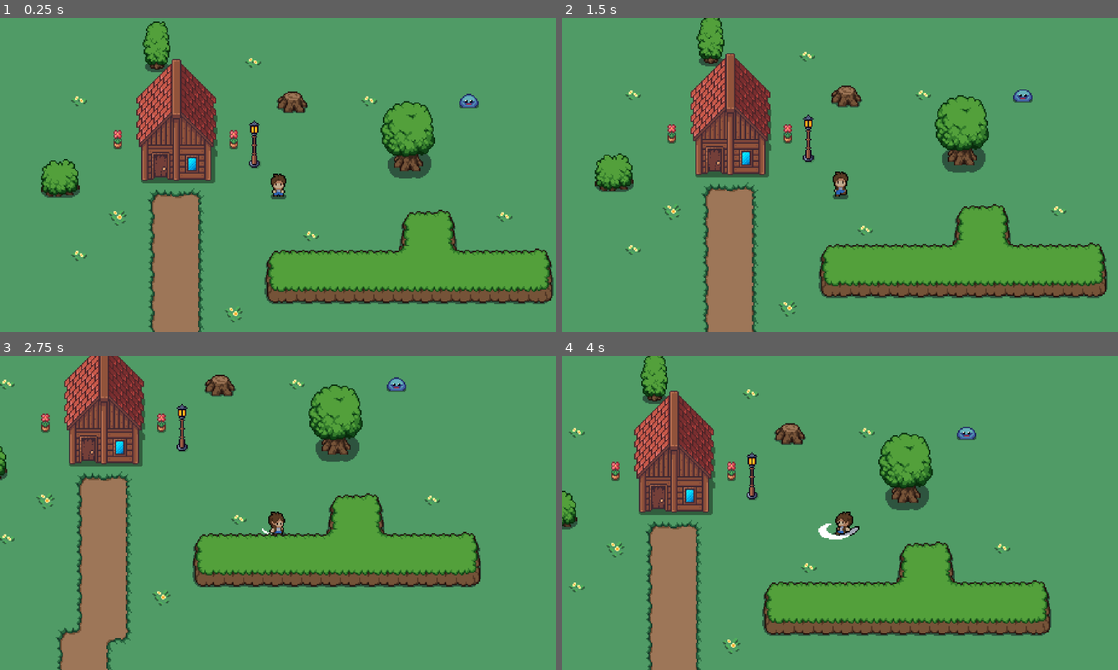
Above: before the commit, frames 1-4 (two rows, left to right).
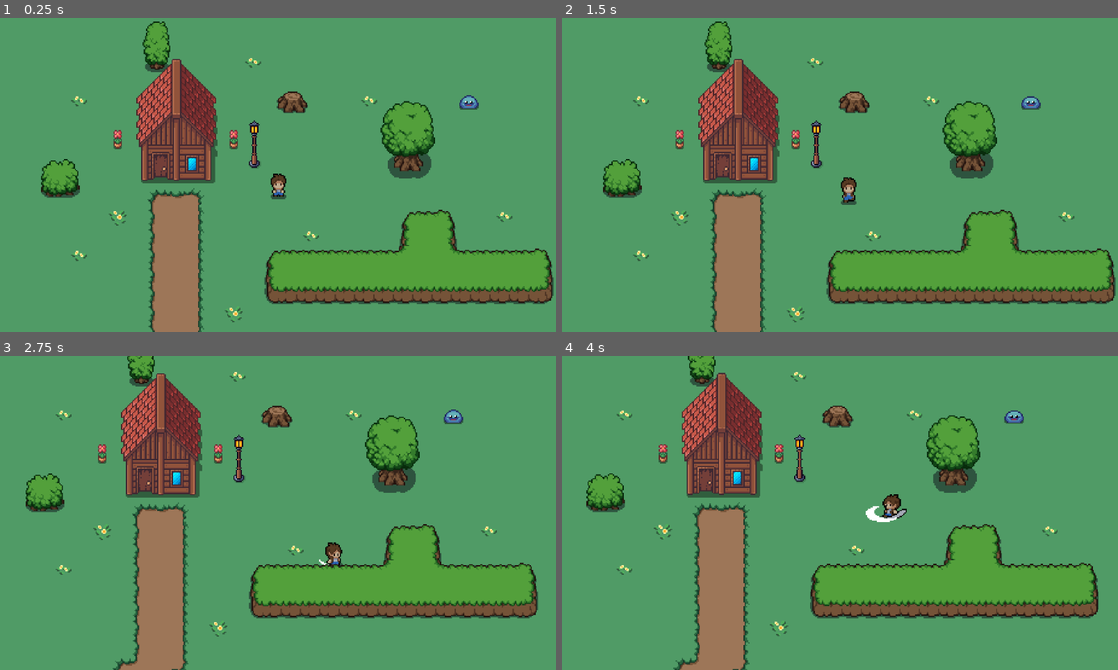
Above: after the commit, the same moments.

Repository: YaShizoid/the-broken-kingdom
Game: Godot game, scene res://scene/world.tscn
Two runs of this game, one before a commit and one after it. Both use one fixed random seed, a clock stepped at 60 frames per second and the inputs below.
Inputs (mouse positions are in pixels of both pictures, inside the frame that each line leads up to):
- Up to frame 1 (0.25 s): no input
- Up to frame 2 (1.5 s): move the mouse to (962, 159) at 0.52 s; hold D (right) 0.53-1.28 s; click (962, 159) at 0.6 s; move the mouse to (728, 190) at 1.27 s; hold S (down) from 1.28 s (still down); click (728, 190) at 1.35 s
- Up to frame 3 (2.75 s): move the mouse to (333, 443) at 2.02 s; release S (down) at 2.03 s; hold D (right) from 2.03 s (still down); hold Shift (run) from 2.03 s (still down); click (333, 443) at 2.3 s
- Up to frame 4 (4 s): move the mouse to (812, 575) at 2.77 s; release D (right) at 2.78 s; release Shift (run) at 2.78 s; hold W (up) 2.78-3.53 s; click (812, 575) at 2.85 s; move the mouse to (1006, 560) at 3.52 s; hold A (left) from 3.53 s (still down); click (1006, 560) at 3.6 s

The runs differ from the first frame. In frame 1, 0.1% of the frame differs, in the area x 82-87%, y 24-30%; in frame 2, 17%; in frame 3, 40%, in the area x 0-97%, y 0-100%; in frame 4, 36%.

Commit message:
Куллдаун и тряска камеры
Взял новый код тряски камеры от нейросети в скрипте camera_2D
Добавил куллдаун на атаку для исправления бага с зависанием после нескольких ударов подряд в скрипте player

Diff:
--- a/scene/camera_2d.gd
+++ /dev/null
@@ -1,37 +0,0 @@
-extends Camera2D
-var zoom_speed = 0.1
-var min_zoom = 1.3
-var max_zoom = 2.8
-var can_zome = true
-var original_pos
-
-func _ready() -> void:
-	original_pos = position
-
-func _process(delta: float) -> void:
-	if Global.damage:
-		shake_camera()
-
-func _input(event: InputEvent) -> void:
-	if can_zome and event is InputEventMouseButton:
-		if event.button_index == MOUSE_BUTTON_WHEEL_DOWN:
-			zoom =(zoom - Vector2(zoom_speed, zoom_speed)).clamp(Vector2(min_zoom, min_zoom), Vector2(max_zoom, max_zoom))
-		elif event.button_index == MOUSE_BUTTON_WHEEL_UP:
-			zoom =(zoom + Vector2(zoom_speed, zoom_speed)).clamp(Vector2(min_zoom, min_zoom), Vector2(max_zoom, max_zoom))
-
-func shake_camera():
-	if !can_zome:
-		return
-
-	can_zome = false
-
-	var tween = create_tween()
-	var shake_str = 10.0
-	var shake_time = 0.01
-
-
-	tween.tween_property(self, "position", original_pos + Vector2(shake_str, shake_str), shake_time)
-	tween.tween_property(self, "position", original_pos - Vector2(shake_str, shake_str), shake_time)
-	tween.tween_property(self, "position", original_pos, shake_time)
-	await  get_tree().create_timer(0,05).timeout
-	can_zome = true
--- a/scene/enemy.tscn
+++ b/scene/enemy.tscn
@@ -184,13 +184,13 @@
 radius = 109.041
 
 [sub_resource type="CircleShape2D" id="CircleShape2D_yvcfn"]
-radius = 6.08276
+radius = 15.0333
 
 [sub_resource type="CircleShape2D" id="CircleShape2D_f87vc"]
-radius = 22.0227
+radius = 13.0384
 
 [sub_resource type="CircleShape2D" id="CircleShape2D_qhqle"]
-radius = 11.0
+radius = 17.0
 
 [sub_resource type="Animation" id="Animation_8u16h"]
 length = 2.0
@@ -262,7 +262,7 @@
 tracks/5/interp = 1
 tracks/5/loop_wrap = true
 tracks/5/keys = {
-"times": PackedFloat32Array(0.879467, 1.24033),
+"times": PackedFloat32Array(1, 1.24033),
 "transitions": PackedFloat32Array(1, 1),
 "values": [{
 "args": [],
@@ -409,6 +409,7 @@
 script = ExtResource("1_f87vc")
 
 [node name="AnimatedSprite2D" type="AnimatedSprite2D" parent="."]
+position = Vector2(0, 1)
 sprite_frames = SubResource("SpriteFrames_n0g06")
 animation = &"Attack"
 autoplay = "Idle"
@@ -418,11 +419,9 @@
 collision_mask = 2
 
 [node name="CollisionShape2D" type="CollisionShape2D" parent="detector"]
-visible = false
 shape = SubResource("CircleShape2D_b7koy")
 
 [node name="CollisionShape2D" type="CollisionShape2D" parent="."]
-visible = false
 position = Vector2(0, 2)
 shape = SubResource("CircleShape2D_yvcfn")
 
@@ -431,7 +430,6 @@
 collision_mask = 2
 
 [node name="CollisionShape2D" type="CollisionShape2D" parent="HitBox"]
-visible = false
 position = Vector2(0, 3)
 shape = SubResource("CircleShape2D_f87vc")
 disabled = true
@@ -441,7 +439,6 @@
 collision_mask = 2
 
 [node name="CollisionShape2D" type="CollisionShape2D" parent="zone"]
-visible = false
 position = Vector2(0, 3)
 shape = SubResource("CircleShape2D_qhqle")
 
--- a/scene/label.gd
+++ /dev/null
@@ -1,5 +0,0 @@
-extends Label
-
-
-func _physics_process(delta: float) -> void:
-	visible = Global.end == true
--- a/scene/player.tscn
+++ b/scene/player.tscn
@@ -717,15 +717,15 @@
 }
 
 [sub_resource type="Animation" id="Animation_u7b46"]
-length = 5.0
-tracks/0/type = "value"
-tracks/0/imported = false
-tracks/0/enabled = true
-tracks/0/path = NodePath("AnimatedSprite2D:frame")
-tracks/0/interp = 1
-tracks/0/loop_wrap = true
-tracks/0/keys = {
-"times": PackedFloat32Array(0, 0.313087, 0.723107, 2.85949),
+length = 2.0
+tracks/0/type = "value"
+tracks/0/imported = false
+tracks/0/enabled = true
+tracks/0/path = NodePath("AnimatedSprite2D:frame")
+tracks/0/interp = 1
+tracks/0/loop_wrap = true
+tracks/0/keys = {
+"times": PackedFloat32Array(0, 0.313087, 0.723107, 1.9),
 "transitions": PackedFloat32Array(1, 1, 1, 1),
 "update": 1,
 "values": [0, 1, 2, 2]
@@ -962,7 +962,7 @@
 [node name="AnimatedSprite2D" type="AnimatedSprite2D" parent="."]
 position = Vector2(0, 1)
 sprite_frames = SubResource("SpriteFrames_6lu7o")
-animation = &"Attack_down"
+animation = &"Death"
 
 [node name="CollisionShape2D" type="CollisionShape2D" parent="."]
 position = Vector2(0, 12)
--- a/scene/world.tscn
+++ b/scene/world.tscn
@@ -555,7 +555,9 @@
 limit_top = 0
 limit_right = 1150
 limit_bottom = 650
-position_smoothing_speed = 2.0
+position_smoothing_enabled = true
+drag_horizontal_enabled = true
+drag_vertical_enabled = true
 script = ExtResource("13_bqa5m")
 
 [node name="collision" type="StaticBody2D" parent="."]
@@ -574,3 +576,7 @@
 
 [node name="CollisionPolygon2D4" type="CollisionPolygon2D" parent="collision"]
 polygon = PackedVector2Array(-25, -11, -25, -13, -18, -13, -18, -11)
+
+[node name="Timer" type="Timer" parent="."]
+
+[connection signal="timeout" from="Timer" to="player" method="_on_timer_timeout"]
--- a/script/camera_2d.gd
+++ b/script/camera_2d.gd
@@ -3,14 +3,28 @@
 var min_zoom = 1.3
 var max_zoom = 2.8
 var can_zome = true
-var original_pos
+var shake_power := 0.0
+var shake_until := 0.0
+var shake_next := 0.0
+var shake_offset := Vector2.ZERO
+func _process(delta):
+	if Global.damage:
+		shake(0.1)
 
-func _ready() -> void:
-	original_pos = position
+	if shake_until < Time.get_ticks_msec():
+		offset = lerp(offset, Vector2.ZERO, delta * 10)
+		return
 
-func _process(delta: float) -> void:
-	if Global.damage:
-		shake_camera()
+	if shake_next < Time.get_ticks_msec():
+		shake_offset = Vector2(randf_range(-1,1), randf_range(-1,1)).normalized() * shake_power
+		shake_next = Time.get_ticks_msec() + 25
+	offset = lerp(offset, shake_offset, delta)
+func shake(s, p = 100):
+	shake_until = Time.get_ticks_msec() + s * 1000
+	shake_power = p
+
+
+
 
 func _input(event: InputEvent) -> void:
 	if can_zome and event is InputEventMouseButton:
@@ -18,20 +32,3 @@
 			zoom =(zoom - Vector2(zoom_speed, zoom_speed)).clamp(Vector2(min_zoom, min_zoom), Vector2(max_zoom, max_zoom))
 		elif event.button_index == MOUSE_BUTTON_WHEEL_UP:
 			zoom =(zoom + Vector2(zoom_speed, zoom_speed)).clamp(Vector2(min_zoom, min_zoom), Vector2(max_zoom, max_zoom))
-
-func shake_camera():
-	if !can_zome:
-		return
-
-	can_zome = false
-
-	var tween = create_tween()
-	var shake_str = 80.0
-	var shake_time = 0.01
-
-
-	tween.tween_property(self, "position", original_pos + Vector2(shake_str, shake_str), shake_time)
-	tween.tween_property(self, "position", original_pos - Vector2(shake_str, shake_str), shake_time)
-	tween.tween_property(self, "position", original_pos, shake_time)
-	await  get_tree().create_timer(0,05).timeout
-	can_zome = true
--- a/script/global.gd
+++ b/script/global.gd
@@ -1,10 +1,9 @@
 extends Node
 
 var enemy_health = 100
+
 var player_health = 100
 
 var damage = false
 
-
-
 var end = false
--- a/script/player.gd
+++ b/script/player.gd
@@ -1,15 +1,27 @@
 extends CharacterBody2D
+
 enum {
 	DOWN,
 	UP,
 	LEFT,
 	RIGHT
 }
+
 @onready var anim = $AnimatedSprite2D
+
 @onready var animP = $AnimationPlayer
+
+@onready var timer = $"../Timer"
+
 var speed = 100
+
 var idle_dir = DOWN
+
 var can_move = true
+
+var can_attack = true
+
+var attack_cooldown = 0.85
 
 func _physics_process(_delta: float) -> void:
 	if Global.player_health <= 0:
@@ -21,7 +33,7 @@
 	if !can_move:
 		return
 	run()
-	if Input.is_action_just_pressed('attack'):
+	if Input.is_action_just_pressed('attack') and can_attack == true:
 		attack()
 	elif Input.is_action_pressed("up"):
 		up_move()
@@ -35,24 +47,29 @@
 		idle()
 
 	move_and_slide()
+
 func up_move():
 	anim.play("Up")
 	velocity = Vector2(0, -speed)
 	idle_dir = UP
+
 func down_move():
 	anim.play("Down")
 	velocity = Vector2(0, speed)
 	idle_dir = DOWN
+
 func left_move():
 	anim.flip_h = true
 	anim.play("Front")
 	velocity = Vector2(-speed, 0)
 	idle_dir = LEFT
+
 func right_move():
 	anim.flip_h = false
 	anim.play("Front")
 	velocity = Vector2(speed, 0)
 	idle_dir = RIGHT
+
 func idle():
 	velocity.x = 0
 	velocity.y = 0
@@ -68,28 +85,43 @@
 			RIGHT:
 				anim.flip_h = false
 				anim.play("Idle_front")
+
 func run():
 	if Input.is_action_pressed('run'):
 		speed = 200
 	else:
 		speed = 100
+
 func attack():
 	can_move = false
+	can_attack = false
+	timer.start(attack_cooldown)
 	velocity = Vector2.ZERO
 	if velocity == Vector2.ZERO:
 		match idle_dir:
 			DOWN:
 				animP.play("Attack_down")
+				await anim.animation_finished
+				can_move = true
+				animP.play("Idle_down")
 			UP:
 				animP.play("Attack_up")
+				await anim.animation_finished
+				can_move = true
 			LEFT:
 				anim.flip_h = true
 				animP.play("Attack_left")
+				await anim.animation_finished
+				can_move = true
 			RIGHT:
 				anim.flip_h = false
 				animP.play("Attack_right")
-	await anim.animation_finished
-	can_move = true
+				await anim.animation_finished
+				can_move = true
+
 func _on_hitbox_body_entered(body: Node2D) -> void:
 	if body.name == "enemy":
 		Global.enemy_health -= 30
+
+func _on_timer_timeout() -> void:
+	can_attack = true
Not shown, removed: scene/camera_2d.gd.uid
Not shown, removed: scene/label.gd.uid
Not shown: 2 places in scene/world.tscn that only renumber resources
Not shown, changed: script/camera_2d.gd.uid
Not shown, changed: script/label.gd.uid
